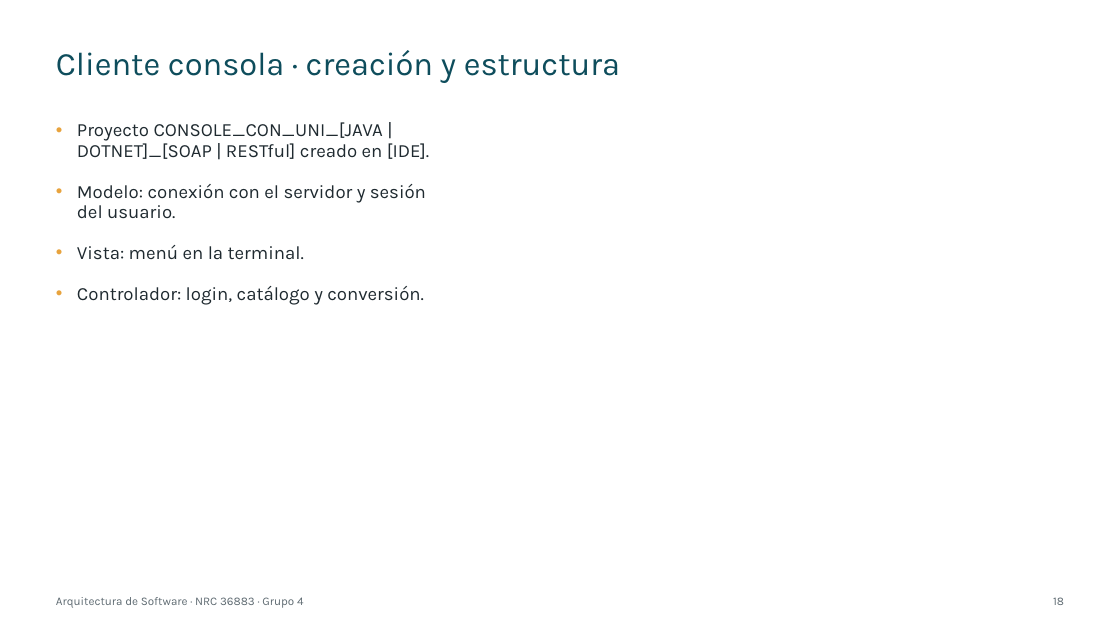
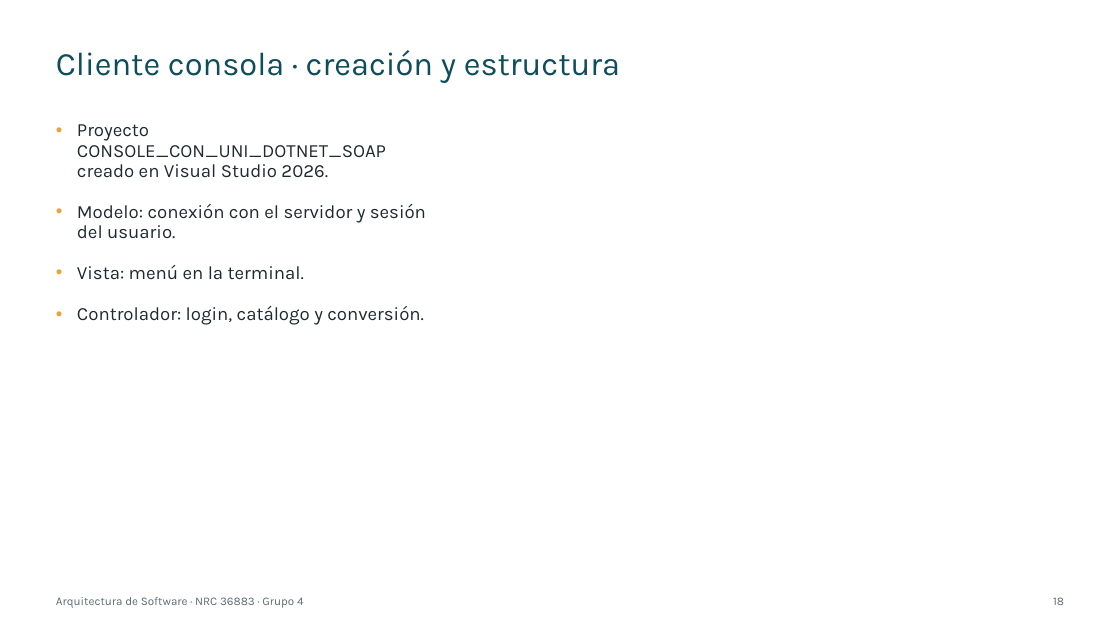
Before and after one commit to IMarcusDev/TI.1.2.-PAO202651_SOAP_DOTNET_SINBDD_NRC_36883_GR04, a slide deck: slide 18 of 05. DOCUMENTACION/PRESENTACION TI.1.2. SOAP sin BDD en DOTNET GR4.pptx. Drawn at 1120x630 pixels with LibreOffice and Linux fonts; fonts in the diff are those of the drawing. Boxes give left, top, right and bottom in pixels: in the first picture for what was removed or moved away, otherwise in the second. Text is boxed around its words. In the diff, an @@ line names an element or a change of style, - is before the commit and + after.

```diff
--- a/05. DOCUMENTACION/PRESENTACION TI.1.2. SOAP sin BDD en DOTNET GR4.pptx
+++ b/05. DOCUMENTACION/PRESENTACION TI.1.2. SOAP sin BDD en DOTNET GR4.pptx
@@ text at box(77, 124, 386, 178): text changed @@
-• Proyecto CONSOLE_CON_UNI_[JAVA | DOTNET]_[SOAP | RESTful] creado en [IDE].
+• Proyecto CONSOLE_CON_UNI_DOTNET_SOAP creado en Visual Studio 2026.
```
Also in this commit, not shown: 27 other slides changed.
